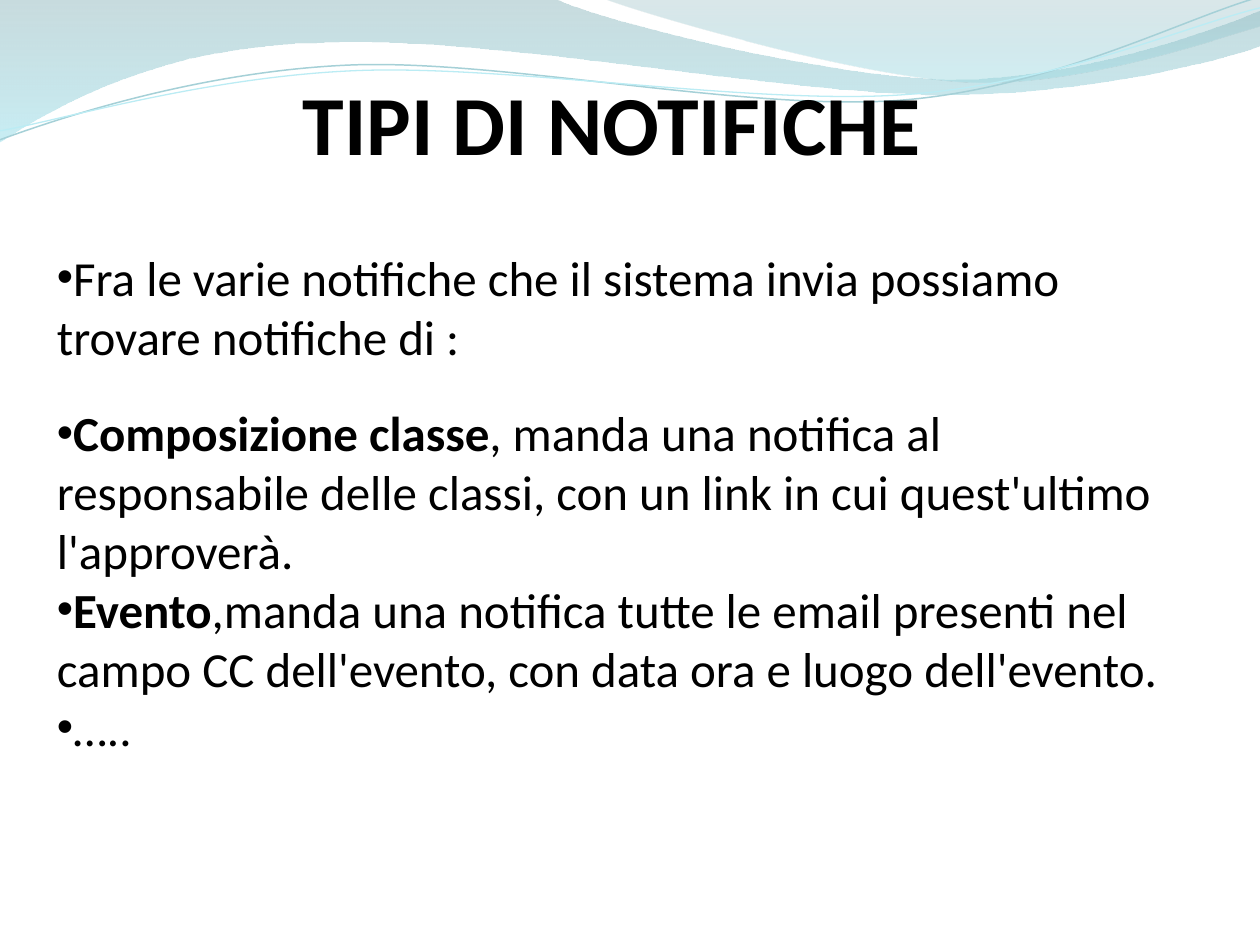
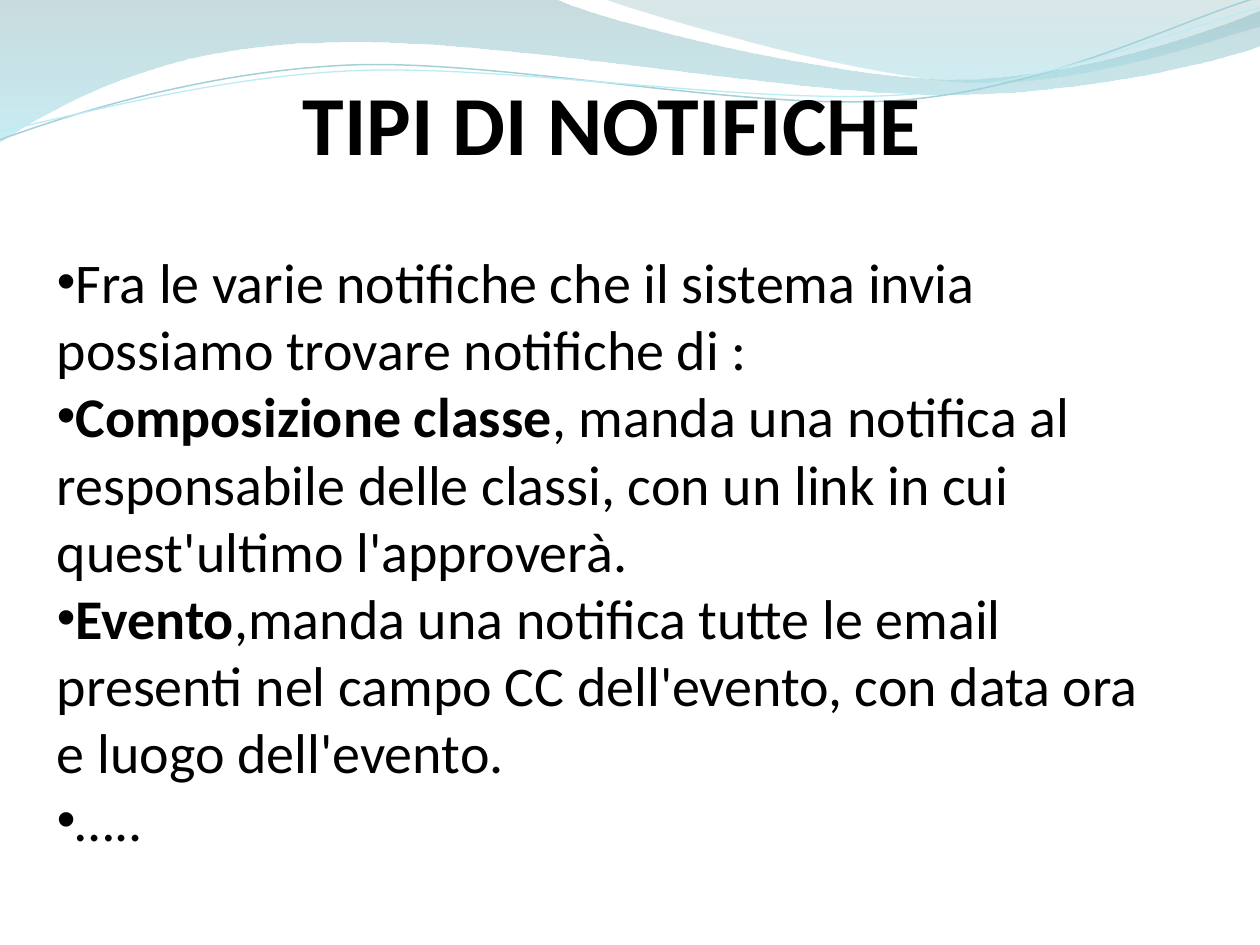
Before and after one commit to ammirate/at-silo, a slide deck: slide 2 of Presentazione/Atsilo1/Bottiglieri/Atsilo_A_GianfrancoB.pptx. Drawn at 1260x945 pixels with LibreOffice and Linux fonts; fonts in the diff are those of the drawing. Boxes give left, top, right and bottom in pixels: in the first picture for what was removed or moved away, otherwise in the second. Text is boxed around its words. In the diff, an @@ line names an element or a change of style, - is before the commit and + after.

```diff
--- a/Presentazione/Atsilo1/Bottiglieri/Atsilo_A_GianfrancoB.pptx
+++ b/Presentazione/Atsilo1/Bottiglieri/Atsilo_A_GianfrancoB.pptx
@@ text "Fra le varie notifiche che ..." at box(57, 264, 1138, 783): size 28 to 32 pt @@
```
Also in this commit, not shown: 3 other slides changed, 4 slides added, 1 slide removed.
